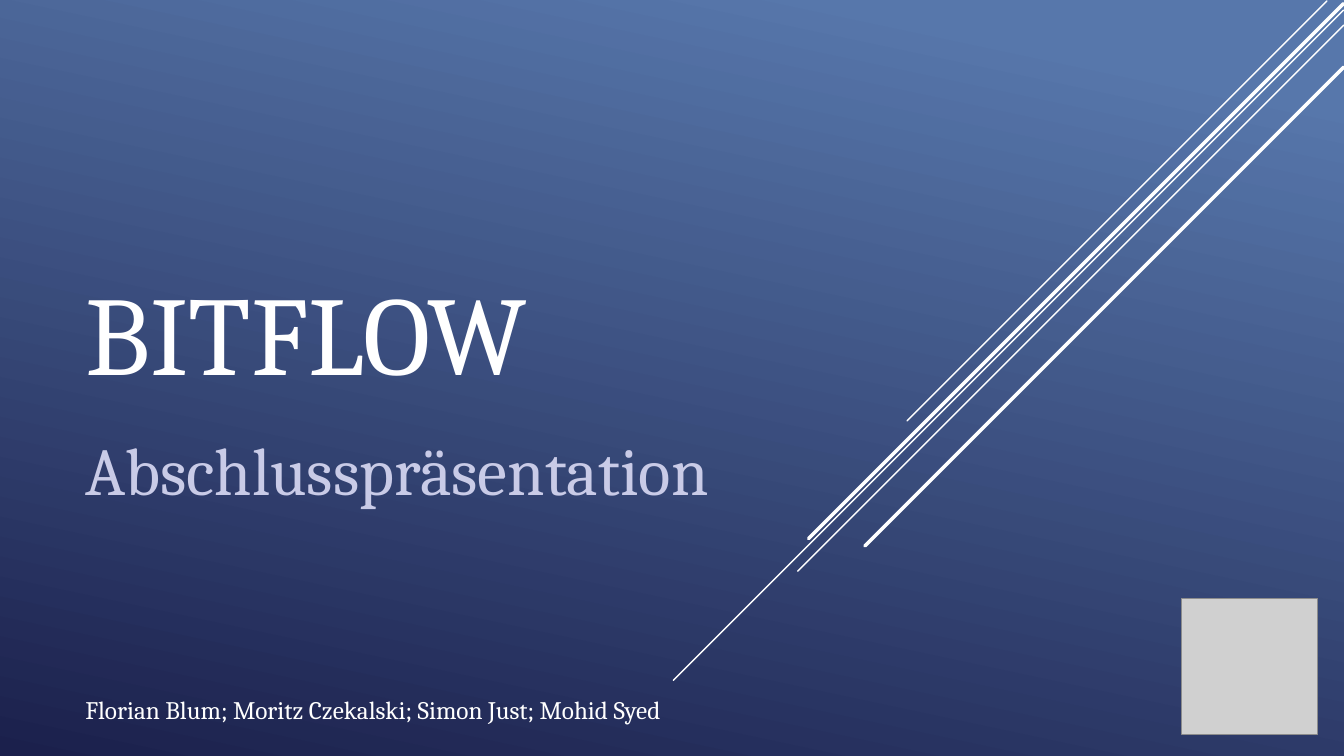
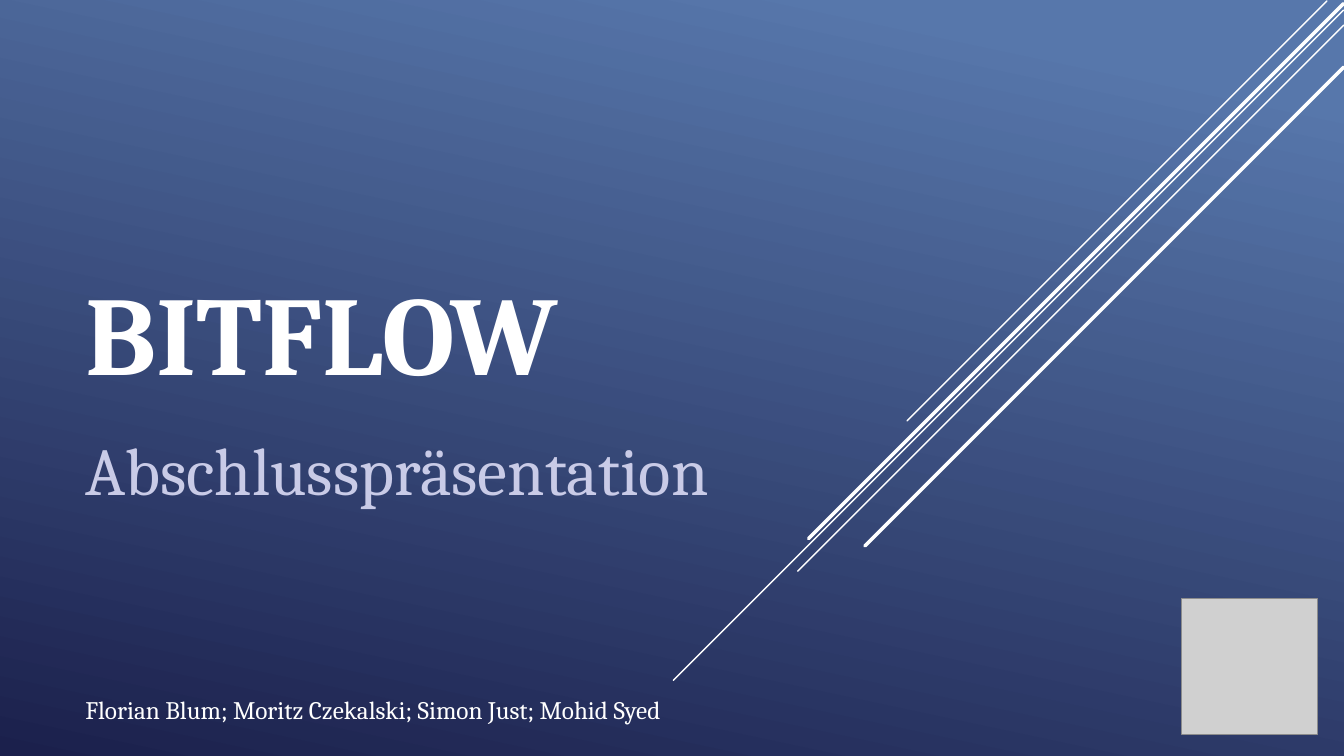
Before and after one commit to BitFlow-DHBW/BitFlow, a slide deck: slide 1 of docs/BitFlow - Abschlusspräsentation.pptx. Drawn at 1344x756 pixels with LibreOffice and Linux fonts; fonts in the diff are those of the drawing; grey boxes stand for pictures. Boxes give left, top, right and bottom in pixels: in the first picture for what was removed or moved away, otherwise in the second. Text is boxed around its words. In the diff, an @@ line names an element or a change of style, - is before the commit and + after.

```diff
--- a/docs/BitFlow - Abschlusspräsentation.pptx
+++ b/docs/BitFlow - Abschlusspräsentation.pptx
@@ title "BITFLOW" at <box>86,299,559,376</box>: bold on @@
```
Also in this commit, not shown: 24 other slides changed, 2 other files.
